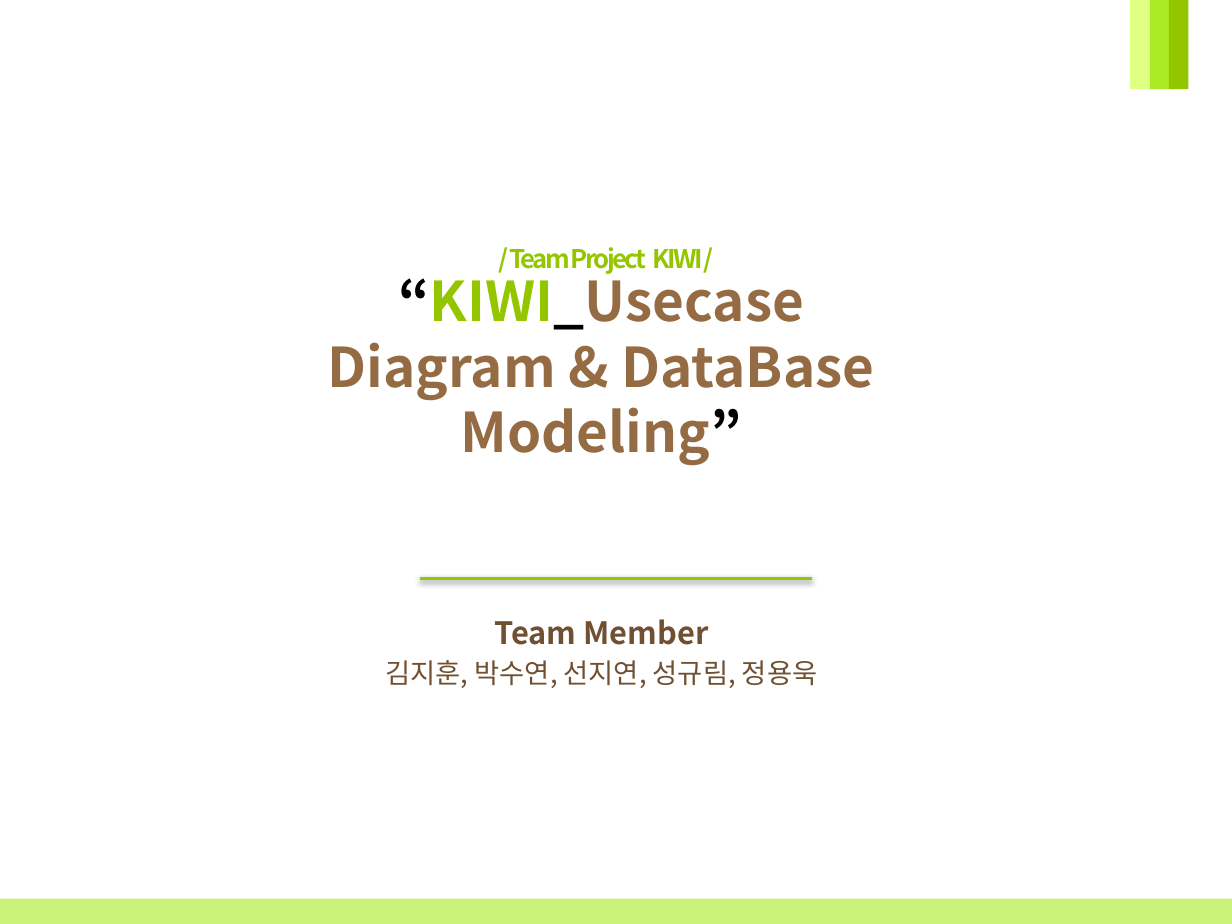
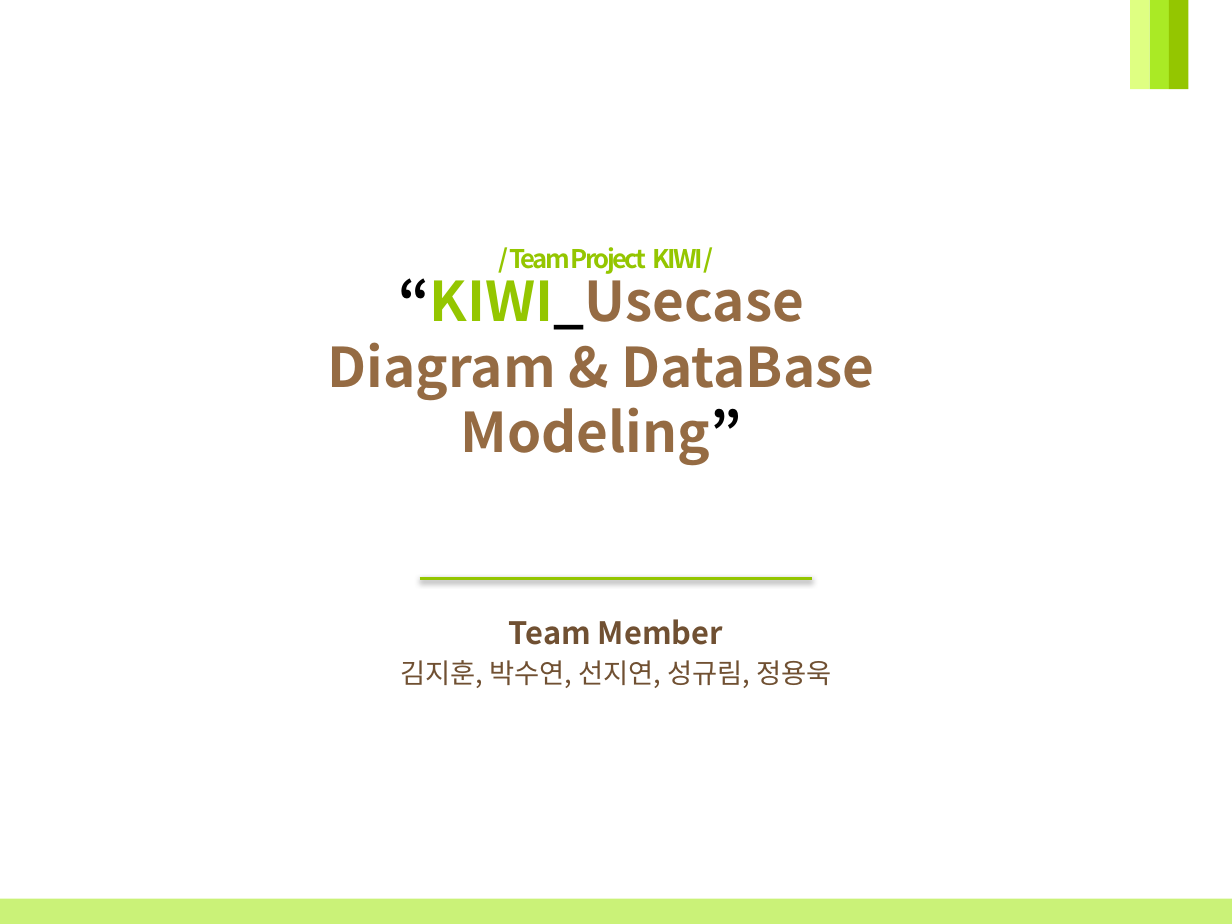
Before and after one commit to tpKIWI/kiwi, a slide deck: slide 1 of KIWI_Usecase Diagram & DataBase Modeling.pptx. Drawn at 1232x924 pixels with LibreOffice and Linux fonts; fonts in the diff are those of the drawing. Boxes give left, top, right and bottom in pixels: in the first picture for what was removed or moved away, otherwise in the second. Text is boxed around its words. In the diff, an @@ line names an element or a change of style, - is before the commit and + after.

Commit message:
KIWI_UI프로토타이핑.pptx, pdf KIWI_Usecase Diagram & DataBase Modeling.pptx, pdf

```diff
--- a/KIWI_Usecase Diagram & DataBase Modeling.pptx
+++ b/KIWI_Usecase Diagram & DataBase Modeling.pptx
@@ subtitle "Team Member": place and size @@
-subtitle "Team Member" at [386,619,817,688]
+subtitle "Team Member" at [400,619,832,688]
```
Also in this commit, not shown: 3 other files.
